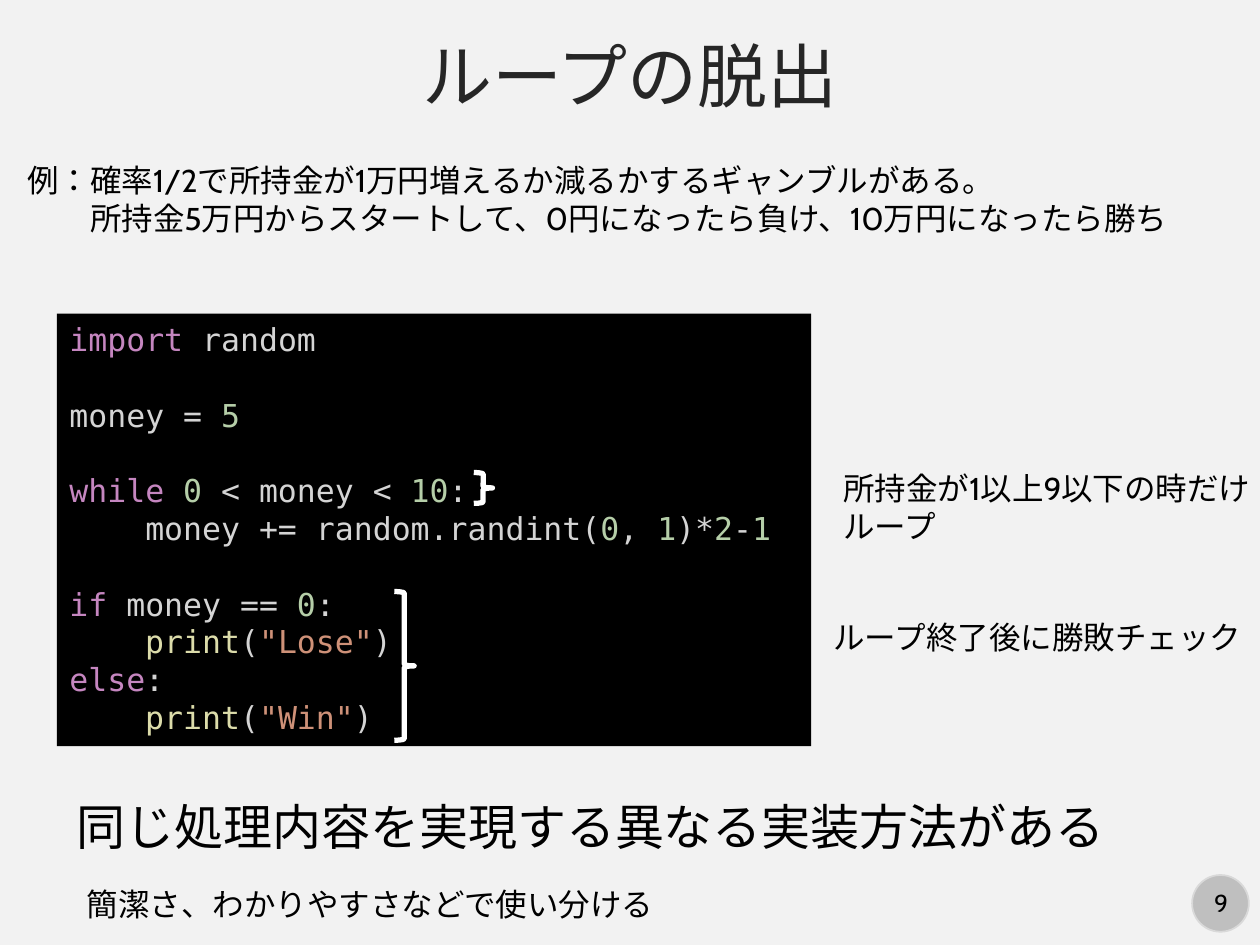
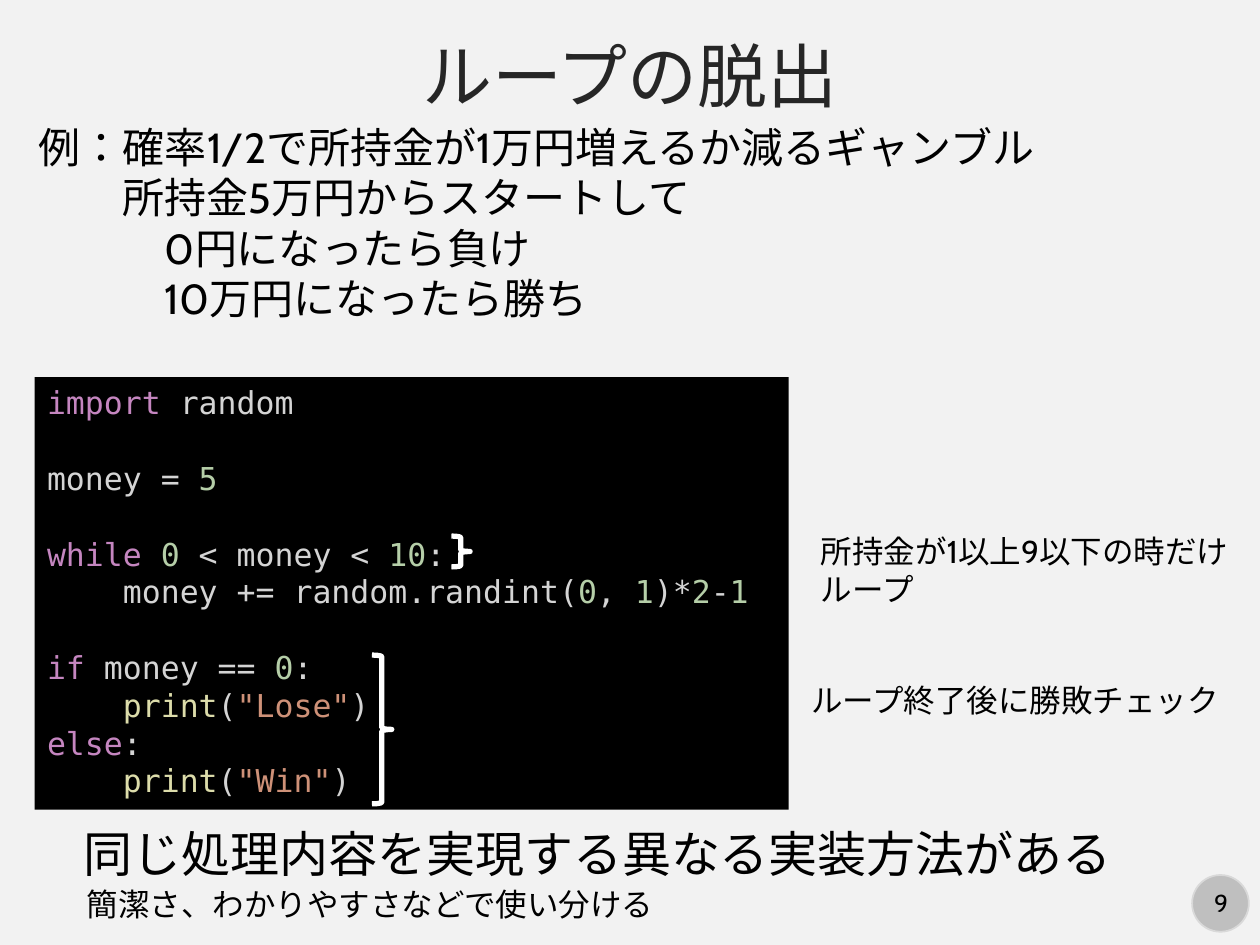
Before and after one commit to kaityo256/python_zero, a slide deck: slide 9 of scope/fig/slide.pptx. Drawn at 1260x945 pixels with LibreOffice and Linux fonts; fonts in the diff are those of the drawing. Boxes give left, top, right and bottom in pixels: in the first picture for what was removed or moved away, otherwise in the second. Text is boxed around its words. In the diff, an @@ line names an element or a change of style, - is before the commit and + after.

```diff
--- a/scope/fig/slide.pptx
+++ b/scope/fig/slide.pptx
@@ text at [39, 127, 1035, 318]: text changed; size 18 to 24 pt @@
-例：確率1/2で所持金が1万円増えるか減るかするギャンブルがある。
-所持金5万円からスタートして、0円になったら負け、10万円になったら勝ち
+例：確率1/2で所持金が1万円増えるか減るギャンブル
+所持金5万円からスタートして
+0円になったら負け
+10万円になったら勝ち
@@ rectangle "import random": place and size @@
-rectangle "import random" at [57, 314, 810, 746]
+rectangle "import random" at [35, 377, 789, 809]
@@ 2 texts, 1 right brace: place and size @@
-2 texts, 1 right brace at [474, 472, 1250, 652]
+2 texts, 1 right brace at [451, 536, 1228, 715]
@@ right brace: place and size @@
-right brace at [394, 591, 415, 740]
+right brace at [372, 655, 392, 804]
@@ text "同じ処理内容を実現する異なる実装方法がある": place and size @@
-text "同じ処理内容を実現する異なる実装方法がある" at [77, 803, 1105, 849]
+text "同じ処理内容を実現する異なる実装方法がある" at [84, 830, 1112, 876]
```
Also in this commit, not shown: 6 other slides changed, 1 slide added, 1 other file.
